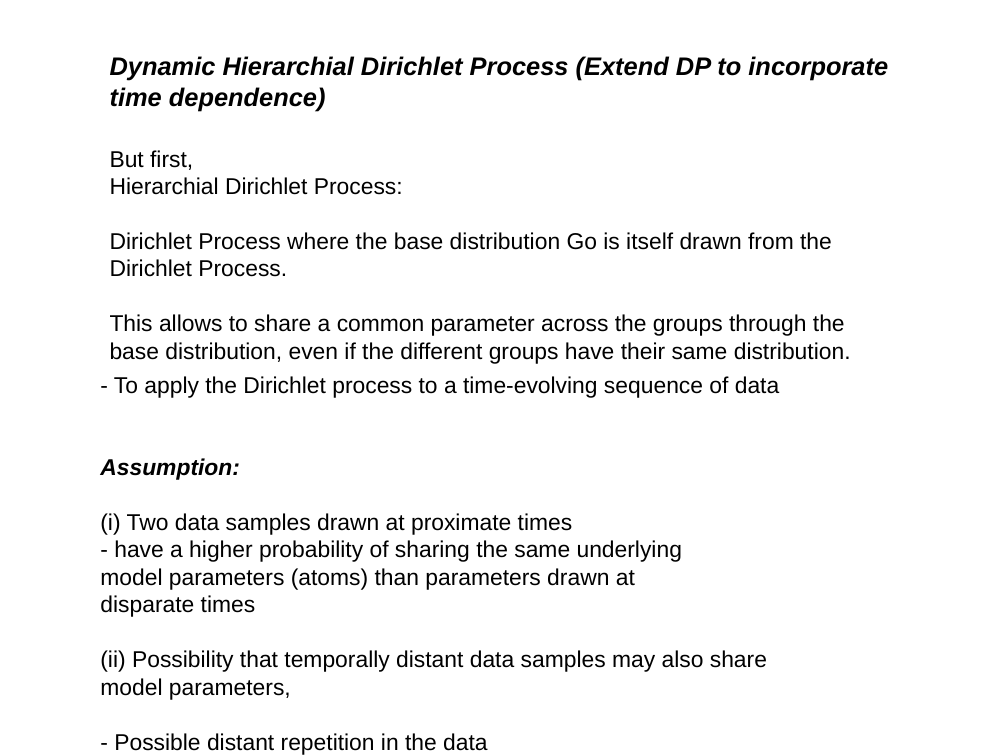
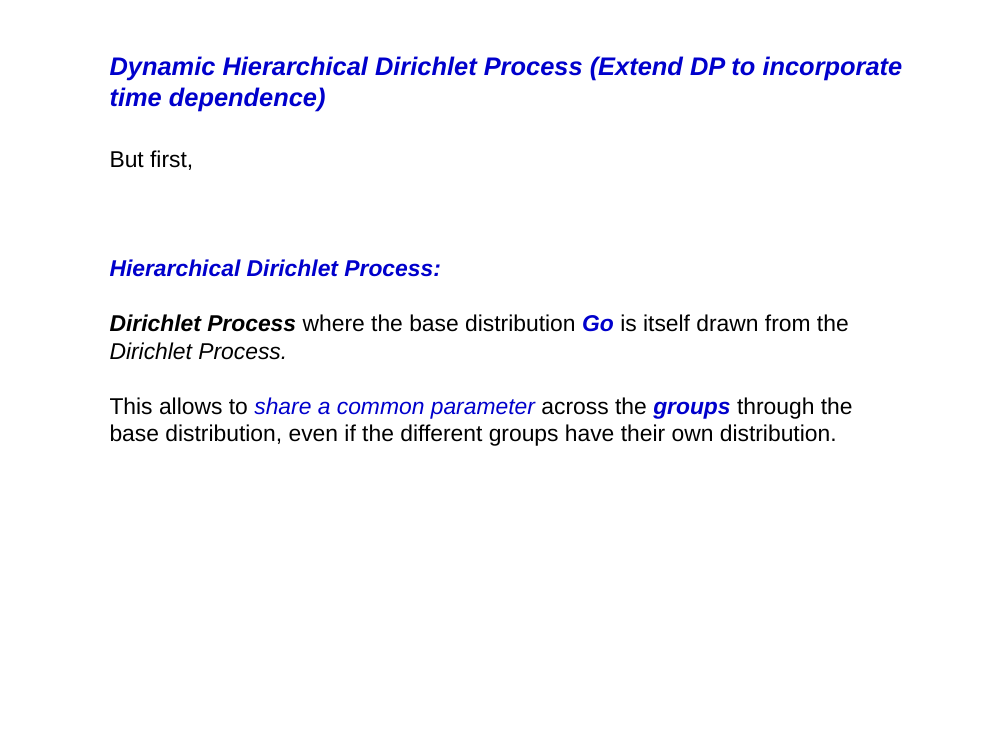
Before and after one commit to afcarl/Dirichlet_Processes, a slide deck: slide 26 of version_2.odp. Drawn at 1008x756 pixels with LibreOffice and Linux fonts; fonts in the diff are those of the drawing. Boxes give left, top, right and bottom in pixels: in the first picture for what was removed or moved away, otherwise in the second. Text is boxed around its words. In the diff, an @@ line names an element or a change of style, - is before the commit and + after.

```diff
--- a/version_2.odp
+++ b/version_2.odp
@@ text at box(110, 56, 903, 111): text changed; text colour #000000 to #0000CC @@
-Dynamic Hierarchial Dirichlet Process (Extend DP to incorporate time dependence)
+Dynamic Hierarchical Dirichlet Process (Extend DP to incorporate time dependence)
@@ text at box(110, 259, 441, 277): text changed; text colour #000000 to #0000CC; bold on; italic on @@
-Hierarchial Dirichlet Process:
+Hierarchical Dirichlet Process:
@@ text at box(110, 314, 849, 360): text colour #000000 to #0000CC in "Go"; bold on in "Dirichlet Process Go"; italic on in "Dirichlet Process Go Dirichlet Process." @@
@@ text removed at box(100, 376, 779, 755) @@
-- To apply the Dirichlet process to a time-evolving sequence of data
-Assumption:
-(i) Two data samples drawn at proximate times
-- have a higher probability of sharing the same underlying
-model parameters (atoms) than parameters drawn at
-disparate times
-(ii) Possibility that temporally distant data samples may also share model parameters,
-- Possible distant repetition in the data
@@ text at box(110, 397, 853, 446): text changed @@
-This allows to share a common parameter across the groups through the base distribution, even if the different groups have their same distribution.
+This allows to share a common parameter across the groups through the base distribution, even if the different groups have their own distribution.
```
Also in this commit, not shown: 9 other slides changed, 2 slides added.
